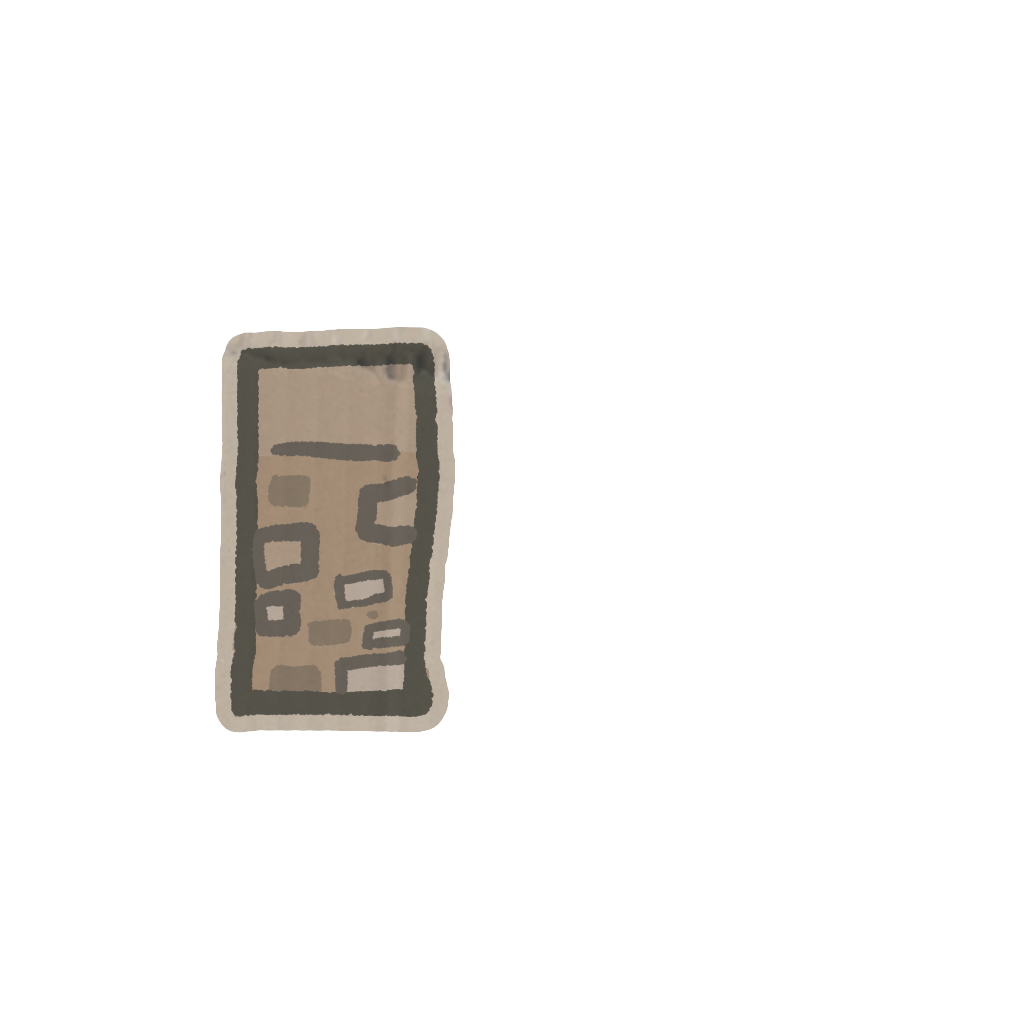
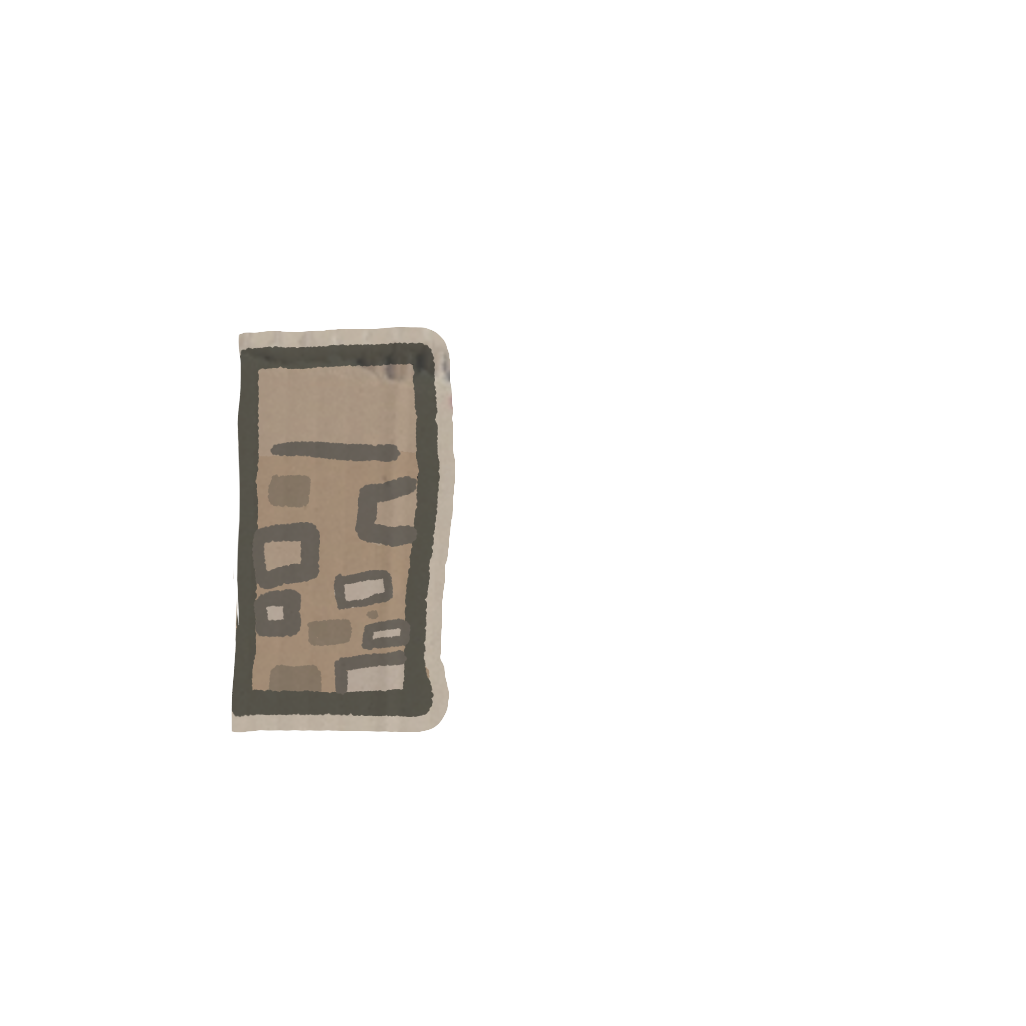
Comparing the layer stacks of the two 1026 × 1026 images. Changes:
pixels changed over [left=215, top=334, right=241, bottom=732] (layer not identified)
